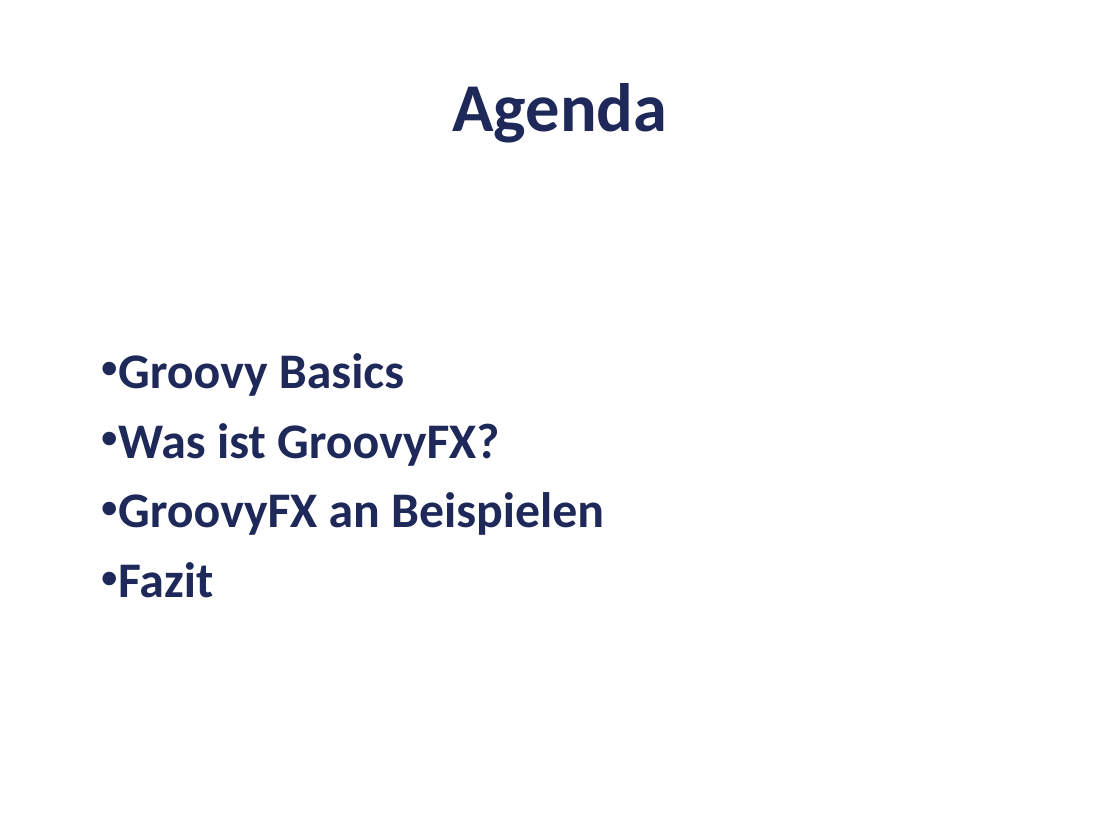
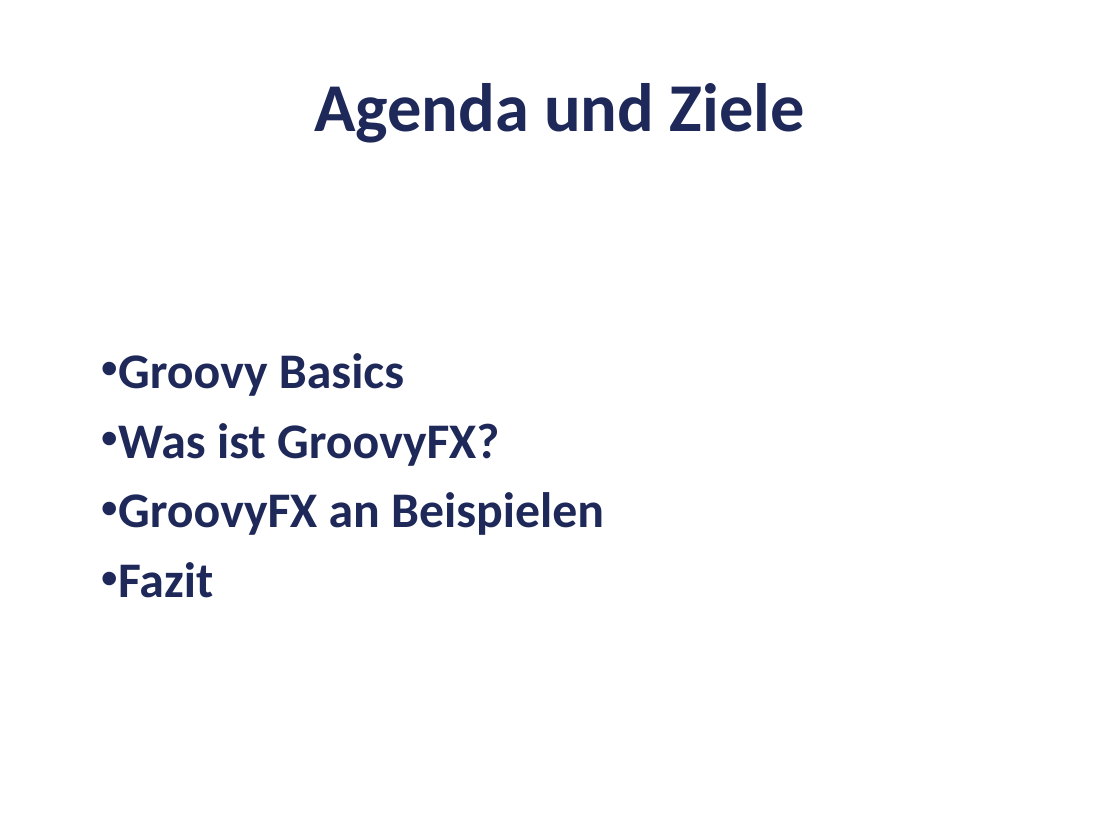
Before and after one commit to codescape/presentations, a slide deck: slide 4 of groovyfx-entfesselt-javafx/groovyfx-oop-2012.pptx. Drawn at 1120x840 pixels with LibreOffice and Linux fonts; fonts in the diff are those of the drawing; background and template pictures are left out. Boxes give left, top, right and bottom in pixels: in the first picture for what was removed or moved away, otherwise in the second. Text is boxed around its words. In the diff, an @@ line names an element or a change of style, - is before the commit and + after.

Commit message:
minor changes

```diff
--- a/groovyfx-entfesselt-javafx/groovyfx-oop-2012.pptx
+++ b/groovyfx-entfesselt-javafx/groovyfx-oop-2012.pptx
@@ title at (x1=314, y1=83, x2=805, y2=143): text changed @@
-Agenda
+Agenda und Ziele
```
